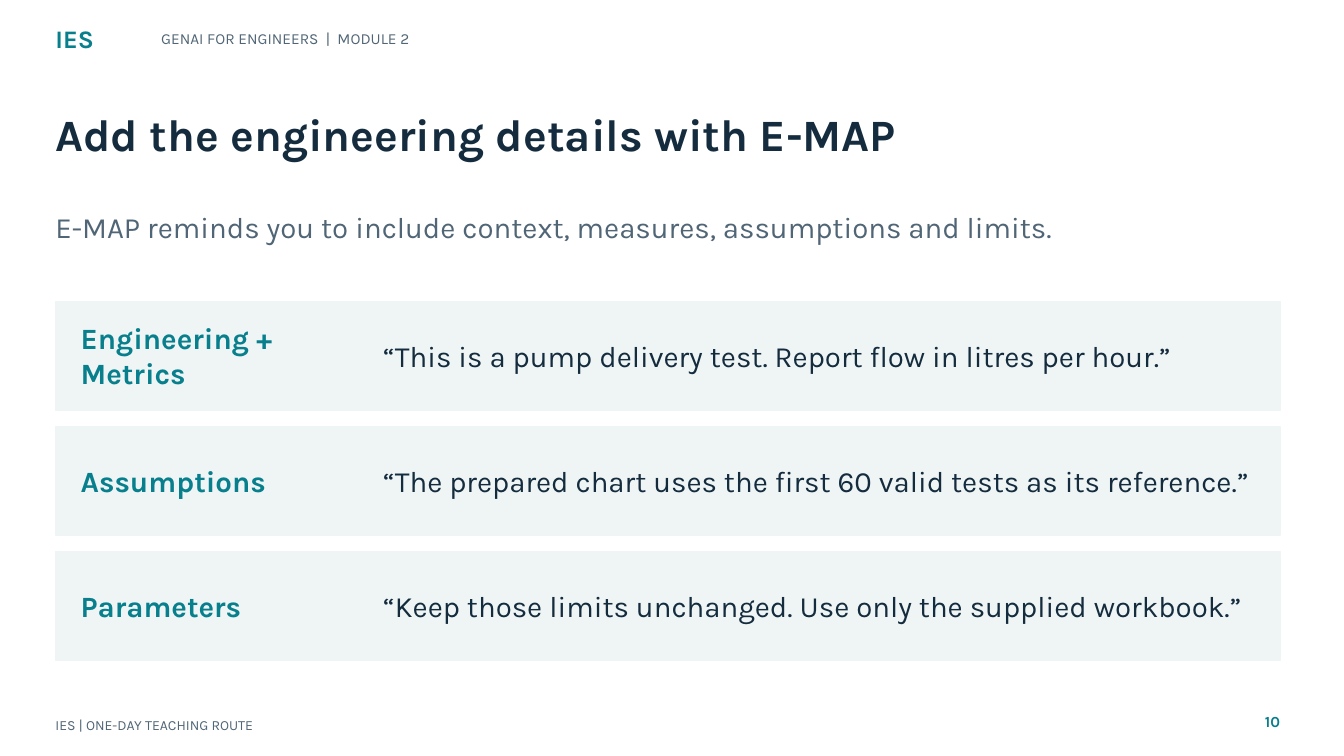
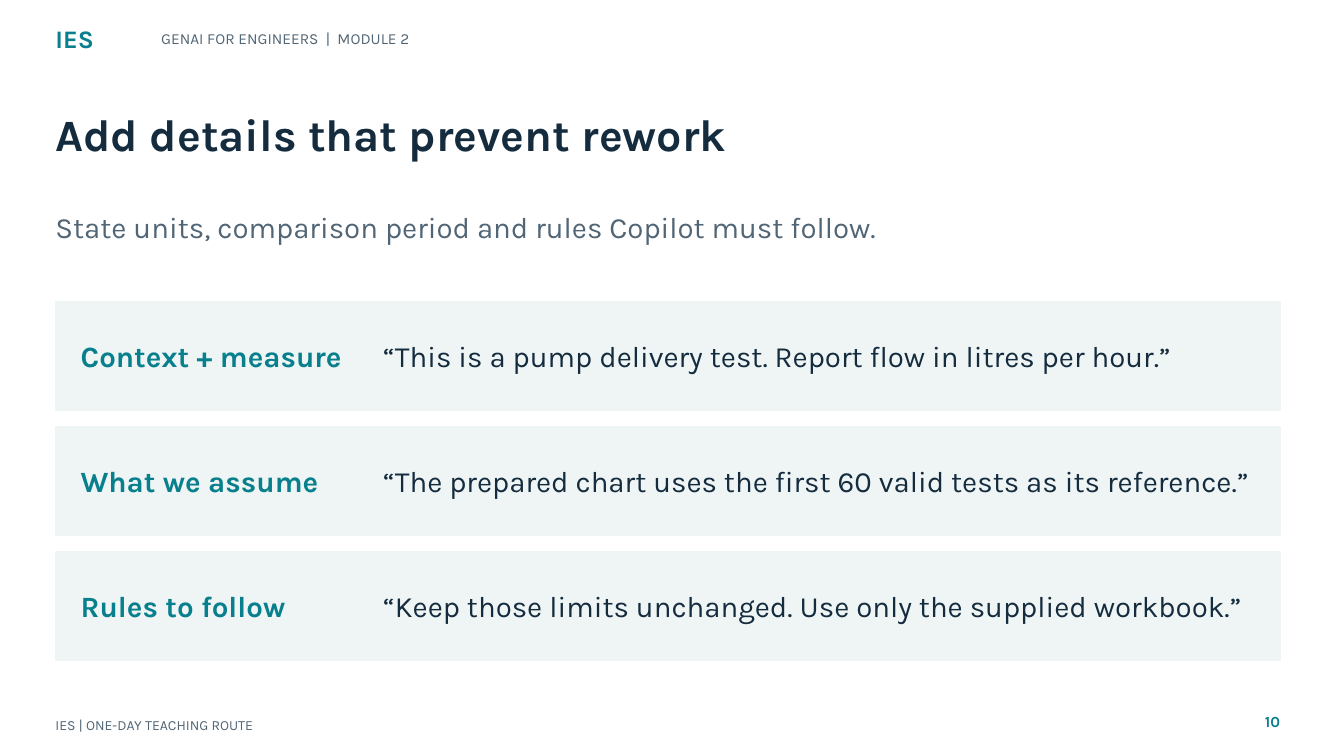
Before and after one commit to tertiarycourses/IES-GenAI-for-Engineers, a slide deck: slide 10 of courseware/Slides/IES-GenAI-for-Engineers.pptx. Drawn at 1344x756 pixels with LibreOffice and Linux fonts; fonts in the diff are those of the drawing. Boxes give left, top, right and bottom in pixels: in the first picture for what was removed or moved away, otherwise in the second. Text is boxed around its words. In the diff, an @@ line names an element or a change of style, - is before the commit and + after.

Commit message:
fix: make Copilot productivity and data analysis benefits explicit

```diff
--- a/courseware/Slides/IES-GenAI-for-Engineers.pptx
+++ b/courseware/Slides/IES-GenAI-for-Engineers.pptx
@@ text at (x1=55, y1=119, x2=726, y2=162): text changed @@
-Add the engineering details with E-MAP
+Add details that prevent rework
@@ text at (x1=55, y1=218, x2=875, y2=245): text changed @@
-E-MAP reminds you to include context, measures, assumptions and limits.
+State units, comparison period and rules Copilot must follow.
@@ text at (x1=81, y1=347, x2=342, y2=368): text changed @@
-Engineering + Metrics
+Context + measure
@@ text at (x1=81, y1=472, x2=318, y2=493): text changed @@
-Assumptions
+What we assume
@@ text at (x1=81, y1=596, x2=285, y2=618): text changed @@
-Parameters
+Rules to follow
```
Also in this commit, not shown: 24 other slides changed, 1 other file.
